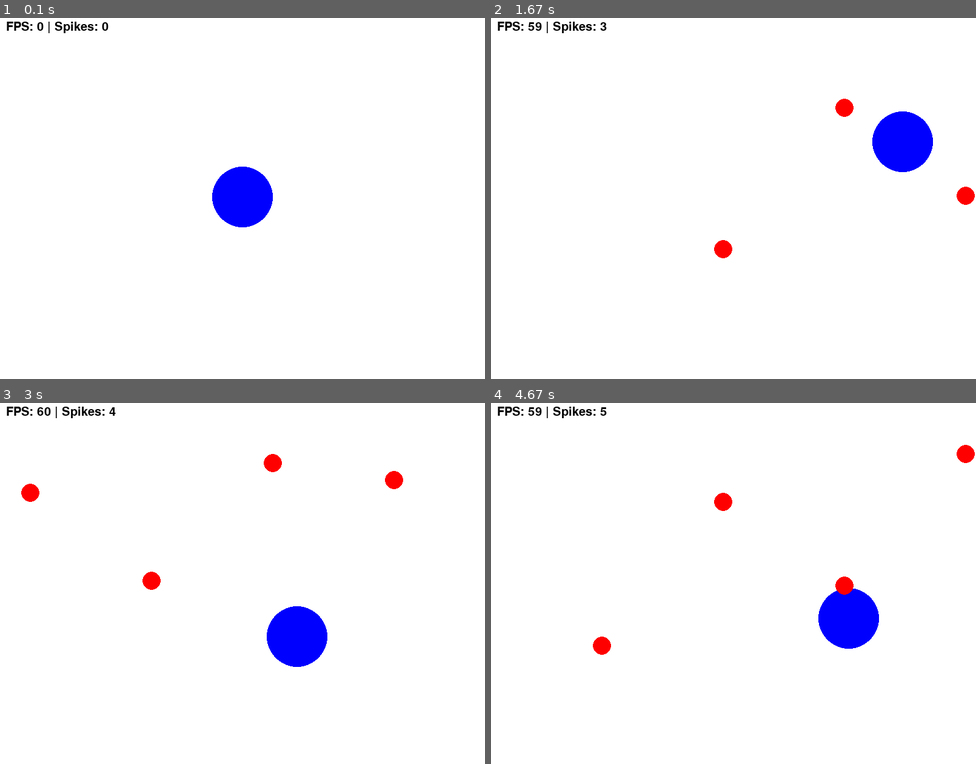
Above: before the commit, frames 1-4 (two rows, left to right).
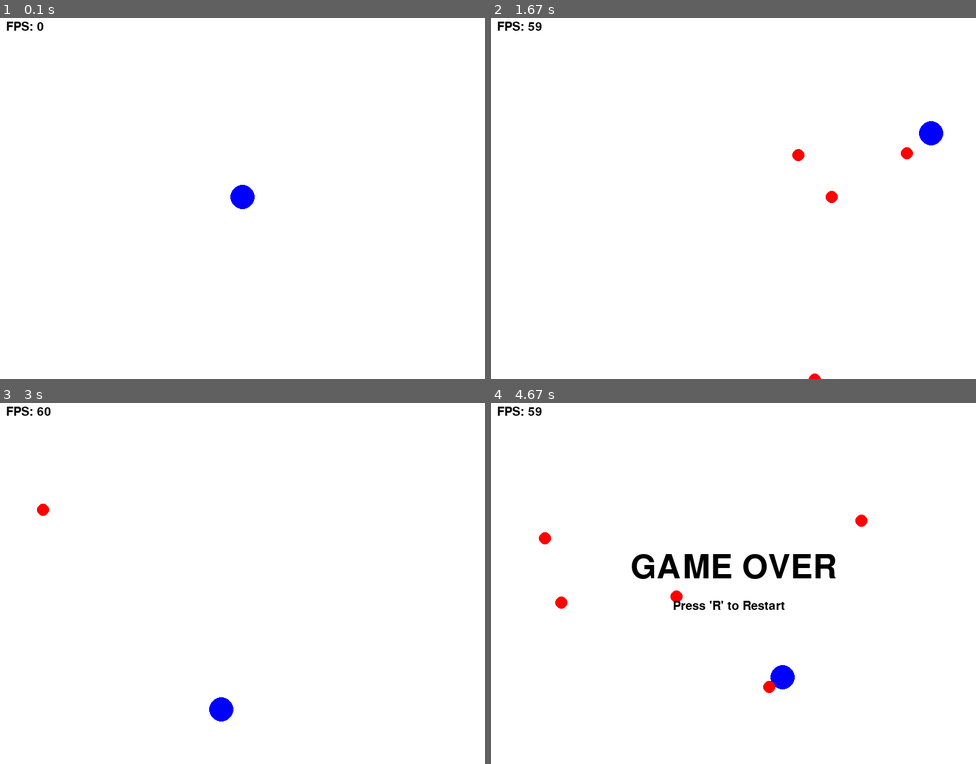
Above: after the commit, the same moments.

Repository: hsh060425/myfirstgame
Game: pygame game, started from vs_hsh/hello_pyame.py
Same seed, same stepped clock (60 frames per second), same inputs: the game is played once before the commit and once after it.
Inputs:
- Up to frame 1 (0.1 s): no input
- Up to frame 2 (1.67 s): hold Right 0.33-0.8 s; hold Up 0.83-1.13 s; hold Right 1.17-1.63 s
- Up to frame 3 (3 s): hold Left 1.67-2.2 s; hold R 2.23-2.53 s; hold Down 2.23-2.53 s; hold Down 2.57-2.87 s; hold Left from 2.9 s (still down)
- Up to frame 4 (4.67 s): release Left at 3.3 s; hold Up 3.33-3.7 s; hold Right 3.73-4.37 s; hold Down from 4.4 s (still down)

The runs differ from the first frame. In frame 1, 1.5% of the frame differs, in the area x 10-57%, y 1-58%; in frame 2, 2.4%; in frame 3, 2.7%; in frame 4, 4.6%, in the area x 9-100%, y 1-81%.

Commit message:
spike_fire
가시가 여러방향에서 나오게 만들고 플레이어를 향하도록 만들었다

Diff:
--- a/vs_hsh/hello_pyame.py
+++ b/vs_hsh/hello_pyame.py
@@ -1,28 +1,32 @@
 import pygame
 import sys
-import random  # 가시의 위치를 무작위로 정하기 위해 추가
+import random
+import math
 
 pygame.init()
 screen = pygame.display.set_mode((800, 600))
-pygame.display.set_caption("Avoid the Spikes!")
+pygame.display.set_caption("Spikes Game - Game Over!")
 
 WHITE = (255, 255, 255)
 BLUE = (0, 0, 255)
 BLACK = (0, 0, 0)
-RED = (255, 0, 0)  # 가시 색상
+RED = (255, 0, 0)
 
 font = pygame.font.SysFont(None, 30)
+# 게임오버용 큰 폰트
+large_font = pygame.font.SysFont(None, 80)
 
-# 플레이어 설정
-circle_x, circle_y = 400.0, 300.0
-player_speed = 300
-player_radius = 50
+player_x, player_y = 400.0, 300.0
+player_speed = 350
+player_radius = 20
 
-# 가시(장애물) 설정
-spikes = []          # 가시들을 담을 리스트
-spike_speed = 400    # 가시가 날아오는 속도
-spike_radius = 15    # 플레이어보다 작게 설정
-spawn_timer = 0      # 가시 생성 타이머
+spikes = []
+spike_speed = 300
+spike_radius = 10
+spawn_timer = 0
+
+# --- 게임 상태 변수 ---
+game_over = False
 
 clock = pygame.time.Clock()
 running = True
@@ -33,46 +37,76 @@
     for event in pygame.event.get():
         if event.type == pygame.QUIT:
             running = False
+        # 게임 오버 상태에서 R키를 누르면 재시작
+        if game_over and event.type == pygame.KEYDOWN:
+            if event.key == pygame.K_r:
+                game_over = False
+                player_x, player_y = 400.0, 300.0
+                spikes = []
+                spawn_timer = 0
 
-    # 플레이어 이동 제어
-    keys = pygame.key.get_pressed()
-    if keys[pygame.K_LEFT]: circle_x -= player_speed * dt
-    if keys[pygame.K_RIGHT]: circle_x += player_speed * dt
-    if keys[pygame.K_UP]: circle_y -= player_speed * dt
-    if keys[pygame.K_DOWN]: circle_y += player_speed * dt
+    # --- 게임이 실행 중일 때만 로직 계산 ---
+    if not game_over:
+        # 플레이어 이동
+        keys = pygame.key.get_pressed()
+        if keys[pygame.K_LEFT]: player_x -= player_speed * dt
+        if keys[pygame.K_RIGHT]: player_x += player_speed * dt
+        if keys[pygame.K_UP]: player_y -= player_speed * dt
+        if keys[pygame.K_DOWN]: player_y += player_speed * dt
 
-    # --- 가시 생성 로직 ---
-    spawn_timer += dt
-    if spawn_timer > 0.5:  # 0.5초마다 하나씩 생성
-        # 오른쪽 화면 밖에서 생성되어 왼쪽으로 날아옴
-        new_spike = {
-            "x": 850,
-            "y": random.randint(0, 600) # 높이는 무작위
-        }
-        spikes.append(new_spike)
-        spawn_timer = 0
+        # 가시 생성
+        spawn_timer += dt
+        if spawn_timer > 0.4:
+            side = random.randint(0, 3)
+            if side == 0: sx, sy = random.randint(0, 800), -20
+            elif side == 1: sx, sy = random.randint(0, 800), 620
+            elif side == 2: sx, sy = -20, random.randint(0, 600)
+            else: sx, sy = 820, random.randint(0, 600)
 
-    # --- 가시 이동 및 관리 ---
-    for spike in spikes[:]: # 리스트 복사본으로 반복 (삭제 시 오류 방지)
-        spike["x"] -= spike_speed * dt # 왼쪽으로 이동
+            dx = player_x - sx
+            dy = player_y - sy
+            dist = math.hypot(dx, dy)
+            if dist != 0:
+                vx = (dx / dist) * spike_speed
+                vy = (dy / dist) * spike_speed
+            else: vx, vy = 0, 0
 
-        # 화면 왼쪽 끝으로 사라진 가시는 리스트에서 삭제
-        if spike["x"] < -50:
-            spikes.remove(spike)
+            spikes.append({"x": sx, "y": sy, "vx": vx, "vy": vy})
+            spawn_timer = 0
 
-    # --- 화면 그리기 ---
+        # 가시 이동 및 충돌 체크
+        for spike in spikes[:]:
+            spike["x"] += spike["vx"] * dt
+            spike["y"] += spike["vy"] * dt
+
+            # --- 충돌 체크 로직 ---
+            # 플레이어와 가시 사이의 거리를 구함
+            distance = math.hypot(player_x - spike["x"], player_y - spike["y"])
+            # 거리가 두 반지름의 합보다 작으면 충돌!
+            if distance < (player_radius + spike_radius):
+                game_over = True
+
+            if spike["x"] < -150 or spike["x"] > 950 or spike["y"] < -150 or spike["y"] > 750:
+                spikes.remove(spike)
+
+    # --- 그리기 ---
     screen.fill(WHITE)
 
-    # 플레이어 그리기
-    pygame.draw.circle(screen, BLUE, (int(circle_x), int(circle_y)), player_radius)
-
-    # 모든 가시 그리기
+    # 플레이어와 가시 그리기
+    pygame.draw.circle(screen, BLUE, (int(player_x), int(player_y)), player_radius)
     for spike in spikes:
-        # 가시를 빨간색 작은 원으로 표현 (삼각형 등으로 바꿀 수 있음)
         pygame.draw.circle(screen, RED, (int(spike["x"]), int(spike["y"])), spike_radius)
 
-    # FPS 출력
-    fps_text = font.render(f"FPS: {int(clock.get_fps())} | Spikes: {len(spikes)}", True, BLACK)
+    # 게임 오버 메시지 표시
+    if game_over:
+        over_text = large_font.render("GAME OVER", True, BLACK)
+        retry_text = font.render("Press 'R' to Restart", True, BLACK)
+        # 화면 중앙에 배치
+        screen.blit(over_text, (230, 250))
+        screen.blit(retry_text, (300, 330))
+
+    # 정보 출력
+    fps_text = font.render(f"FPS: {int(clock.get_fps())}", True, BLACK)
     screen.blit(fps_text, (10, 10))
 
     pygame.display.flip()
